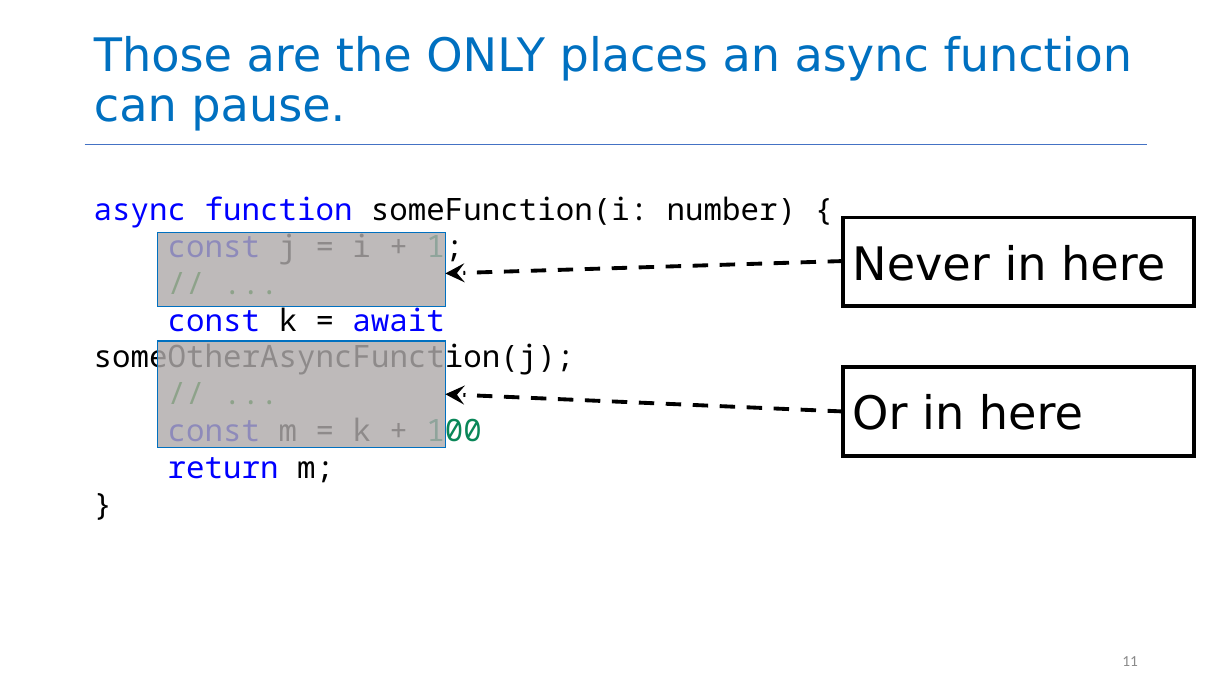
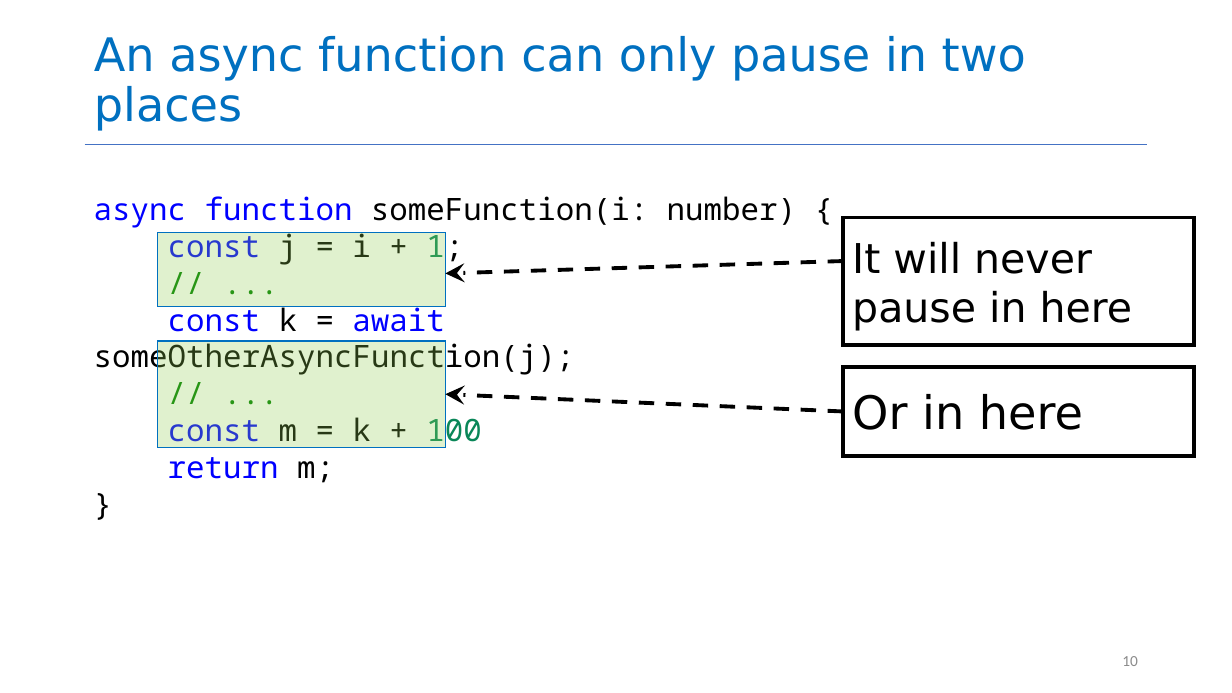
Before and after one commit to yashburshe/CS4530-Fall-2025, a slide deck: slide 10 of Slides/Module 06 Concurrency Patterns in Typescript.pptx (slide 11 before the commit). Drawn at 1232x693 pixels with LibreOffice and Linux fonts; fonts in the diff are those of the drawing. Boxes give left, top, right and bottom in pixels: in the first picture for what was removed or moved away, otherwise in the second. Text is boxed around its words. In the diff, an @@ line names an element or a change of style, - is before the commit and + after.

```diff
--- a/Slides/Module 06 Concurrency Patterns in Typescript.pptx
+++ b/Slides/Module 06 Concurrency Patterns in Typescript.pptx
@@ title at <box>94,36,1026,131</box>: text changed @@
-Those are the ONLY places an async function can pause.
+An async function can only pause in two places
@@ rectangle at <box>158,233,445,307</box>: fill #AFABAB at 81% opacity to #92D050 at 28% opacity @@
@@ rectangle "It will never": place and size @@
-rectangle "It will never" at <box>843,217,1194,306</box>
+rectangle "It will never" at <box>843,217,1194,345</box>
@@ text in rectangle at <box>852,241,1133,331</box>: text changed; size 36 to 32 pt @@
-Never in here
+It will never
+pause in here
@@ rectangle at <box>158,341,445,447</box>: fill #AFABAB at 81% opacity to #92D050 at 28% opacity @@
@@ page number at <box>1122,656,1138,666</box>: text changed @@
-11
+10
```
Also in this commit, not shown: 9 other slides changed, 1 slide added, 23 slides removed.
